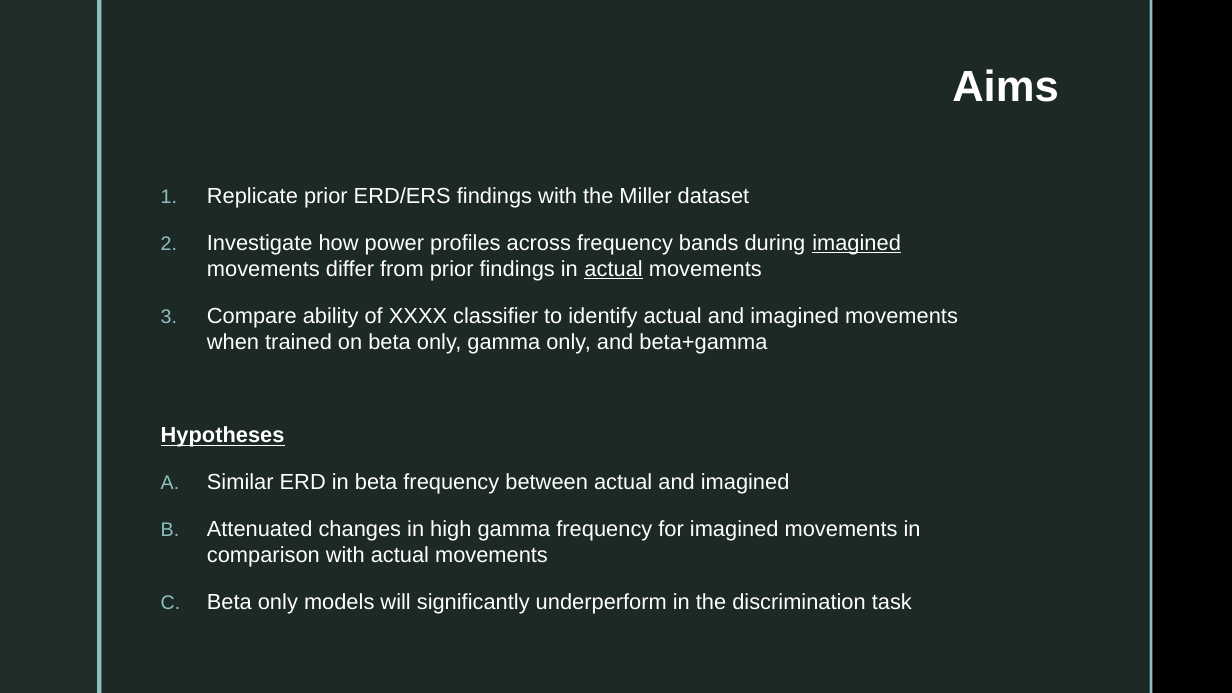
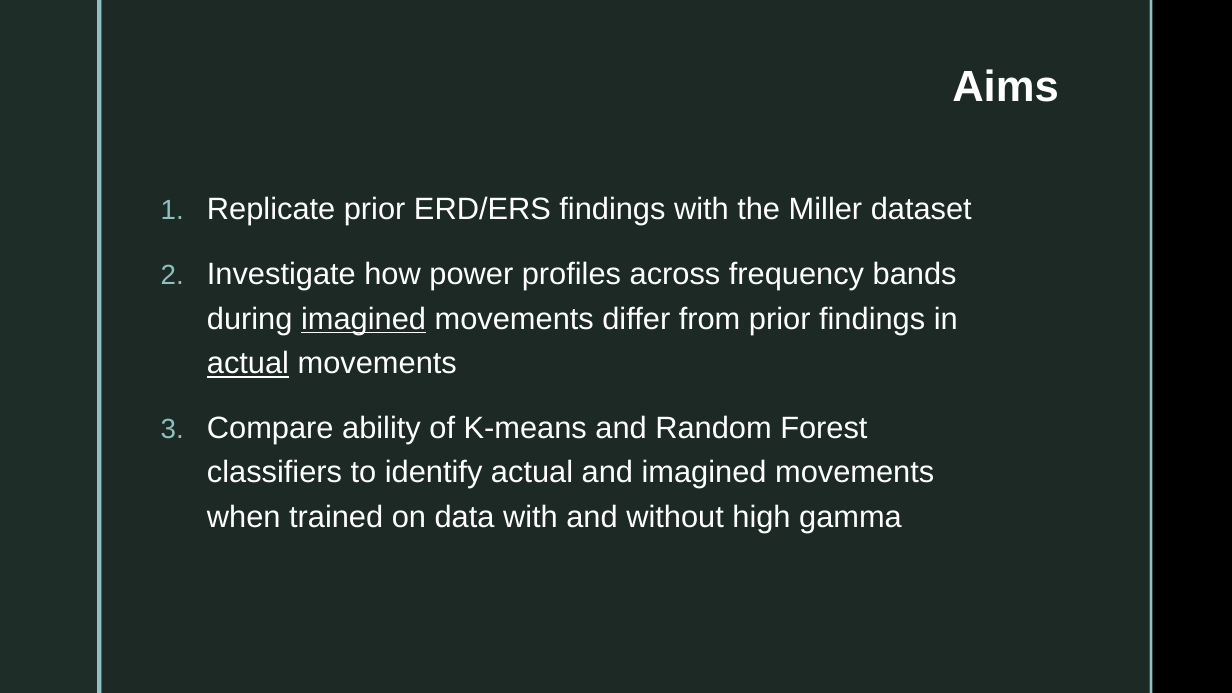
Before and after one commit to jessb0t/motorImagery, a slide deck: slide 3 of presentation.pptx (slide 4 before the commit). Drawn at 1232x693 pixels with LibreOffice and Linux fonts; fonts in the diff are those of the drawing; background and template pictures are left out. Boxes give left, top, right and bottom in pixels: in the first picture for what was removed or moved away, otherwise in the second. Text is boxed around its words. In the diff, an @@ line names an element or a change of style, - is before the commit and + after.

```diff
--- a/presentation.pptx
+++ b/presentation.pptx
@@ text at box(207, 196, 972, 378): size 17 to 24 pt in "Replicate prior ERD/ERS findings with the Miller ...", "Investigate how power profiles across frequency bands ..."; line spacing 1 to 1.2 @@
@@ text at box(207, 415, 934, 532): text changed; size 17 to 24 pt @@
-3. Compare ability of XXXX classifier to identify actual and imagined movements when trained on beta only, gamma only, and beta+gamma
-Hypotheses
-A. Similar ERD in beta frequency between actual and imagined
-B. Attenuated changes in high gamma frequency for imagined movements in comparison with actual movements
-C. Beta only models will significantly underperform in the discrimination task
+3. Compare ability of K-means and Random Forest classifiers to identify actual and imagined movements when trained on data with and without high gamma
```
Also in this commit, not shown: 1 slide removed, 16 other files.
